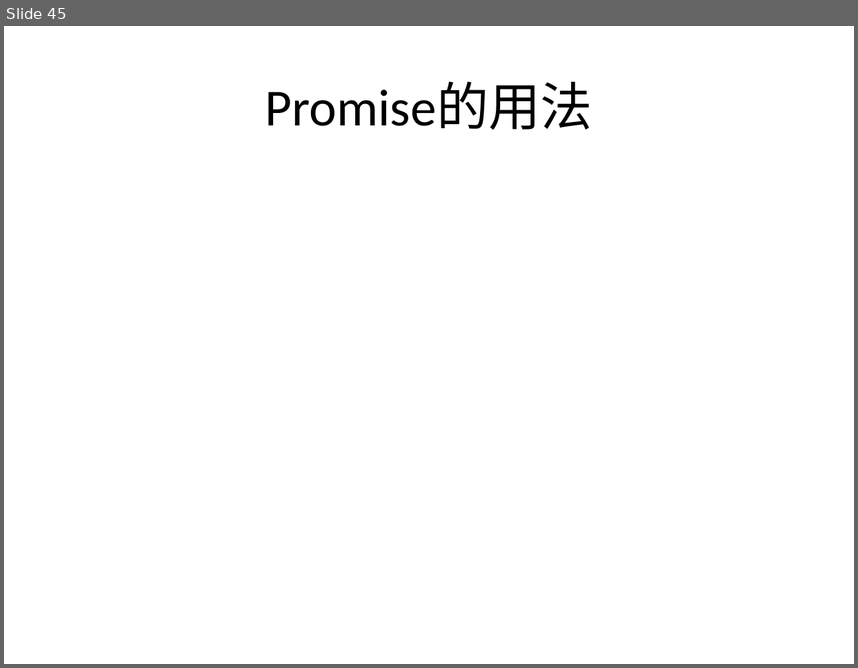
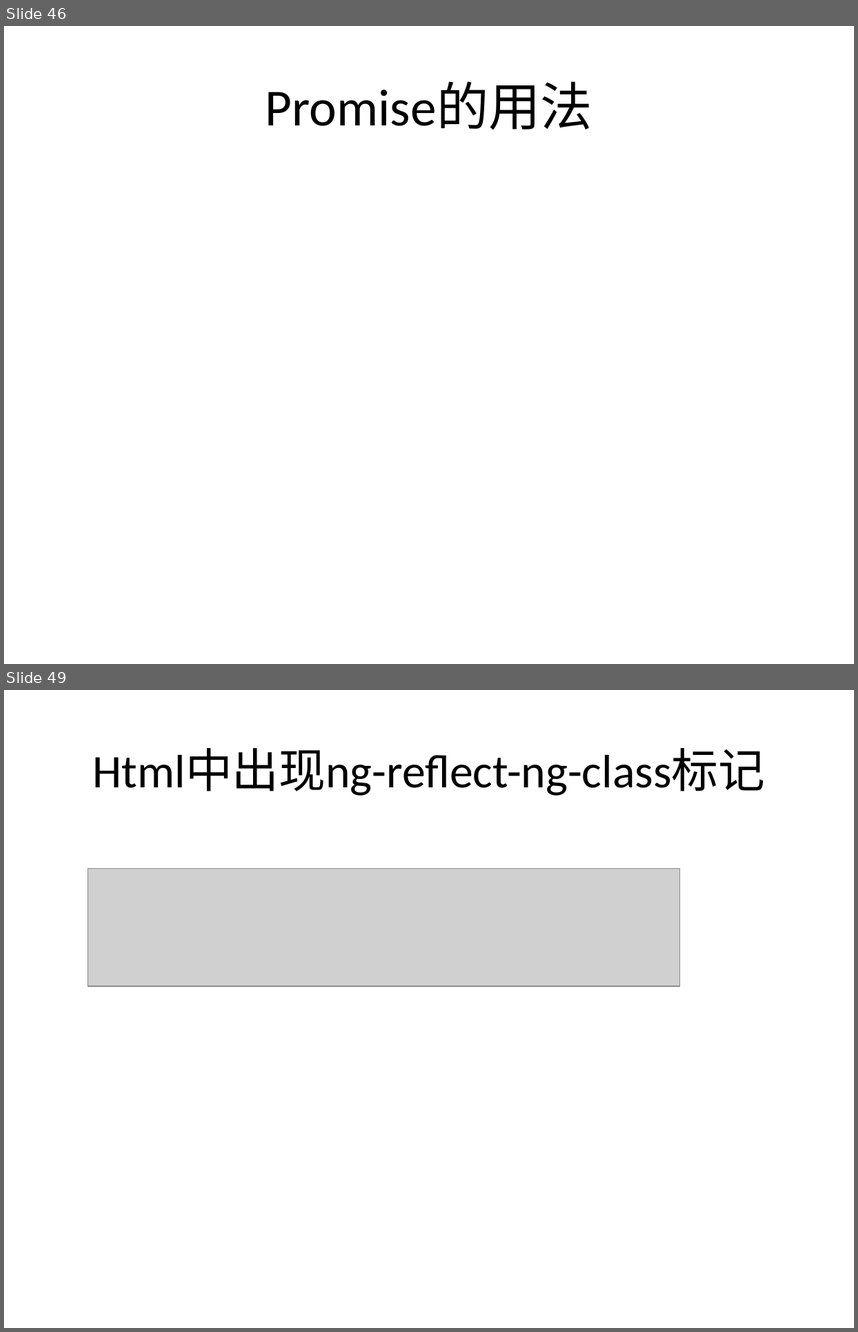
Before and after one commit to jasonLiu001/ng-study-ppt-files, a slide deck: files/Angular2.pptx. Shown one above the other, each under a label of ours: slide 45 before the commit, slides 46 and 49 after it; the slides between them are not shown. The pictures are 858x668 and 858x1332 pixels, drawn with LibreOffice and Linux fonts; fonts in the diff are those of the drawing; grey boxes stand for pictures. Boxes give left, top, right and bottom in pixels: in the first picture for what was removed or moved away, otherwise in the second. Text is boxed around its words. In the diff, an @@ line names an element or a change of style, - is before the commit and + after.

```diff
--- a/files/Angular2.pptx
+++ b/files/Angular2.pptx
@@ slide 49 added at (x1=4, y1=690, x2=854, y2=1328), background #CBE9CF @@
@@ title added at (x1=92, y1=749, x2=765, y2=796), 39.6 pt, text #000000 @@
+Html中出现ng-reflect-ng-class标记
@@ picture added at (x1=87, y1=869, x2=680, y2=987) @@
@@ what was slide 45 is now slide 46 @@
```
Also in this commit, not shown: 44 other slides changed, 3 other slides added.
